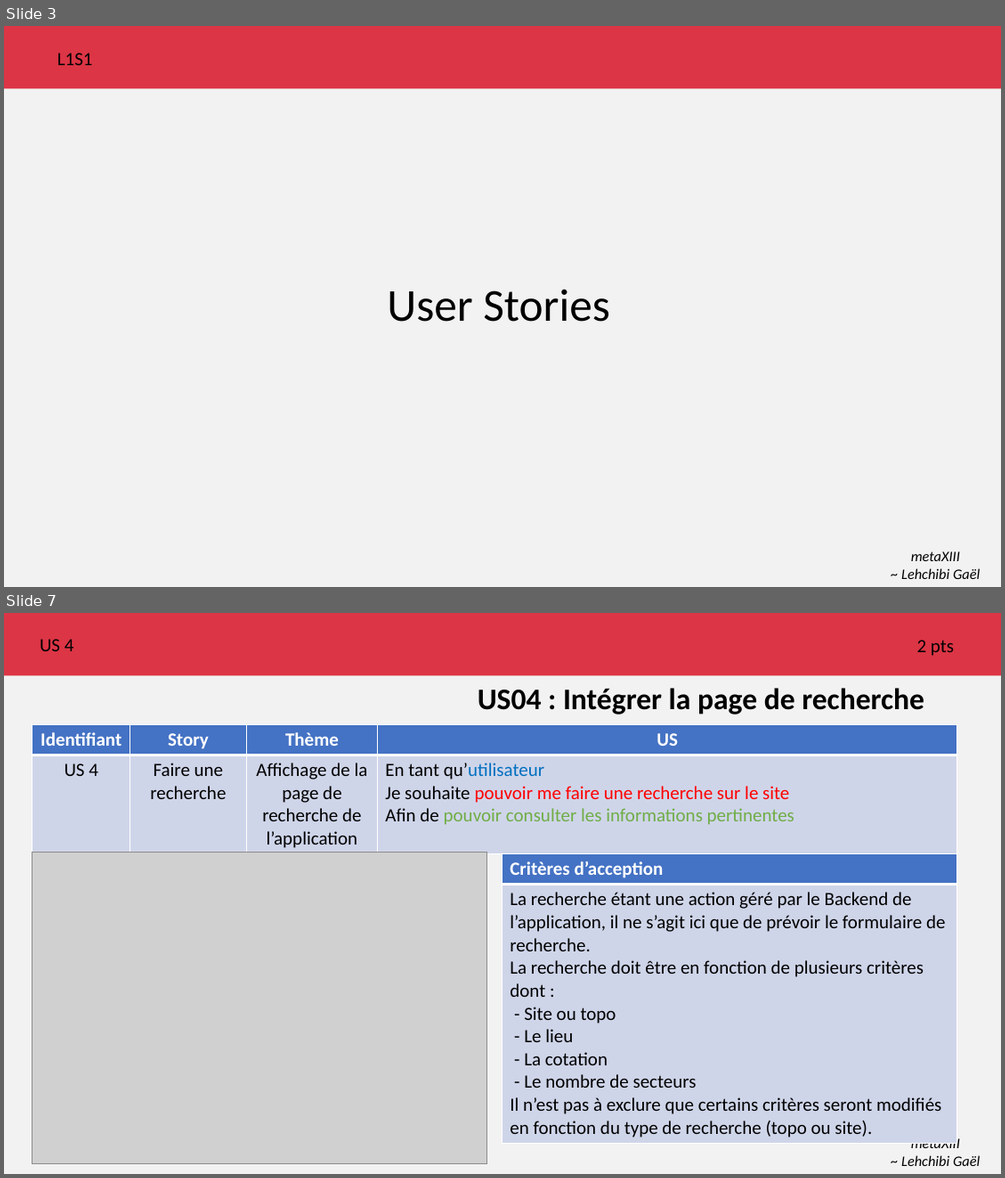
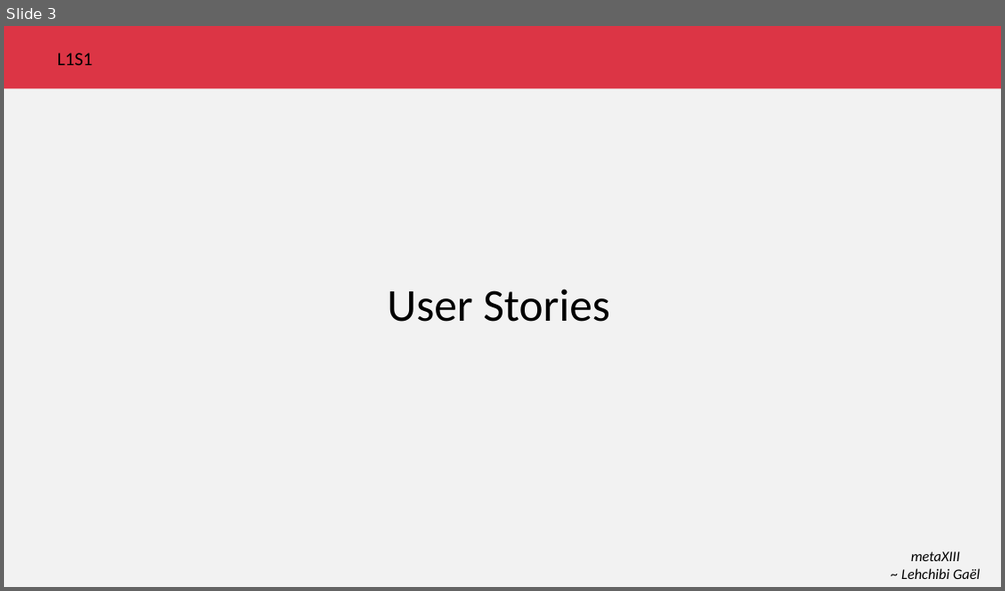
Before and after one commit to metaXIII/OC-java-P6, a slide deck: agile/Lot 1/Sprint 2/escalade.pptx. Shown one above the other, each under a label of ours: slides 3 and 7 before the commit, slide 3 after it; the slides between them are not shown. The pictures are 1005x1178 and 1005x591 pixels, drawn with LibreOffice and Linux fonts; fonts in the diff are those of the drawing; grey boxes stand for pictures. Boxes give left, top, right and bottom in pixels: in the first picture for what was removed or moved away, otherwise in the second. Text is boxed around its words. In the diff, an @@ line names an element or a change of style, - is before the commit and + after.

```diff
--- a/agile/Lot 1/Sprint 2/escalade.pptx
+++ b/agile/Lot 1/Sprint 2/escalade.pptx
@@ slide 7 removed at (4,613,1001,1174), background #F2F2F2 @@
@@ rectangle removed at (4,613,1001,676) @@
@@ text removed at (40,639,74,651) @@
-US 4
@@ text removed at (917,640,954,656) @@
-2 pts
@@ title removed at (477,688,924,714) @@
-US04 : Intégrer la page de recherche
@@ table removed at (32,724,956,852), 2 rows, 4 columns @@
-Identifiant | Story | Thème | US
-US 4 | Faire une recherche | Affichage de la page de recherche de l’application | En tant qu’utilisateur / Je souhaite pouvoir me faire une recherche sur le site / Afin de pouvoir consulter les informations pertinentes
@@ rectangle removed at (32,852,487,1163) @@
@@ picture removed at (32,852,487,1163) @@
@@ table removed at (502,854,957,1141), 2 rows, 1 columns @@
-Critères d’acception
-La recherche étant une action géré par le Backend de l’application, il ne s’agit ici que de prévoir le formulaire de recherche. / La recherche doit être en fonction de plusieurs critères dont : / - Site ou topo / - Le lieu / - La cotation / - Le nombre de secteurs / Il n’est pas à exclure que certains critères seront modifiés en fonction du type de recherche (topo ou site).
@@ text removed at (901,1136,979,1166) @@
-metaXIII
-~ Lehchibi Gaël
```
Also in this commit, not shown: 4 slides changed, 2 slides added, 5 other slides removed, 1 other file.
